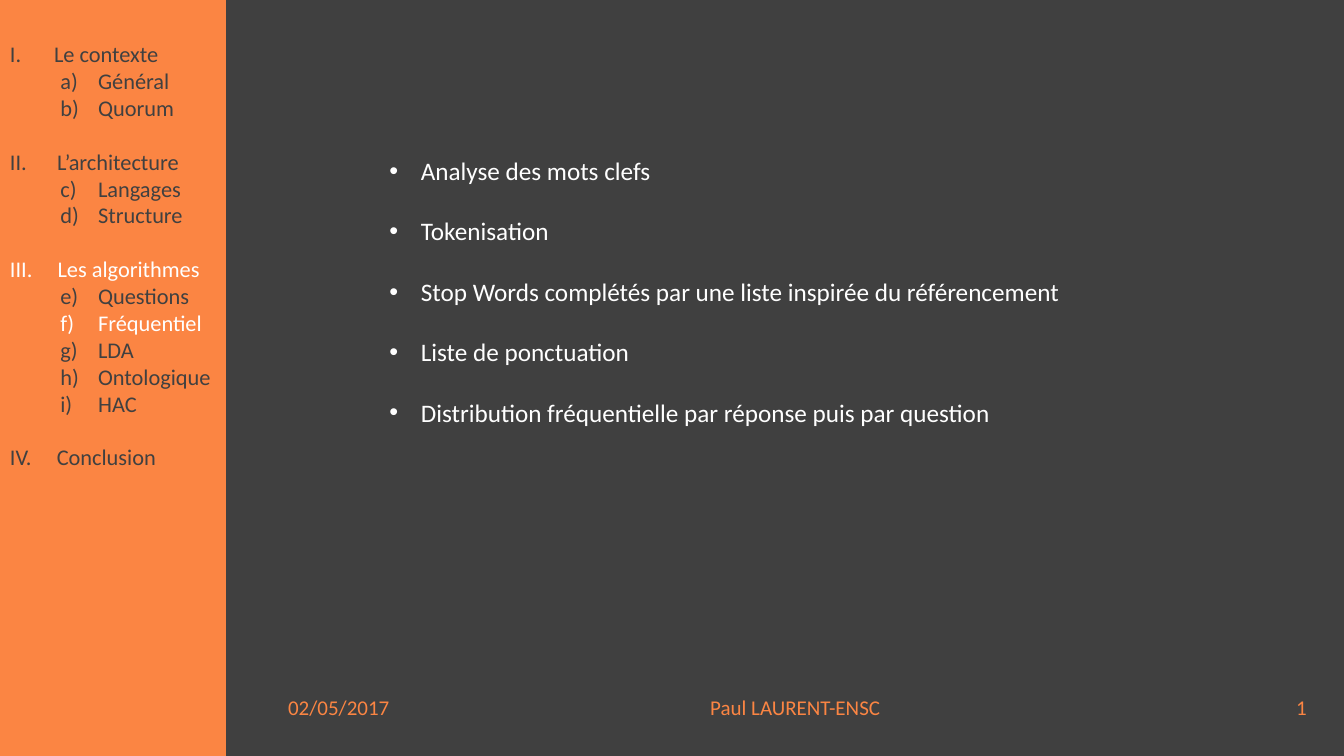
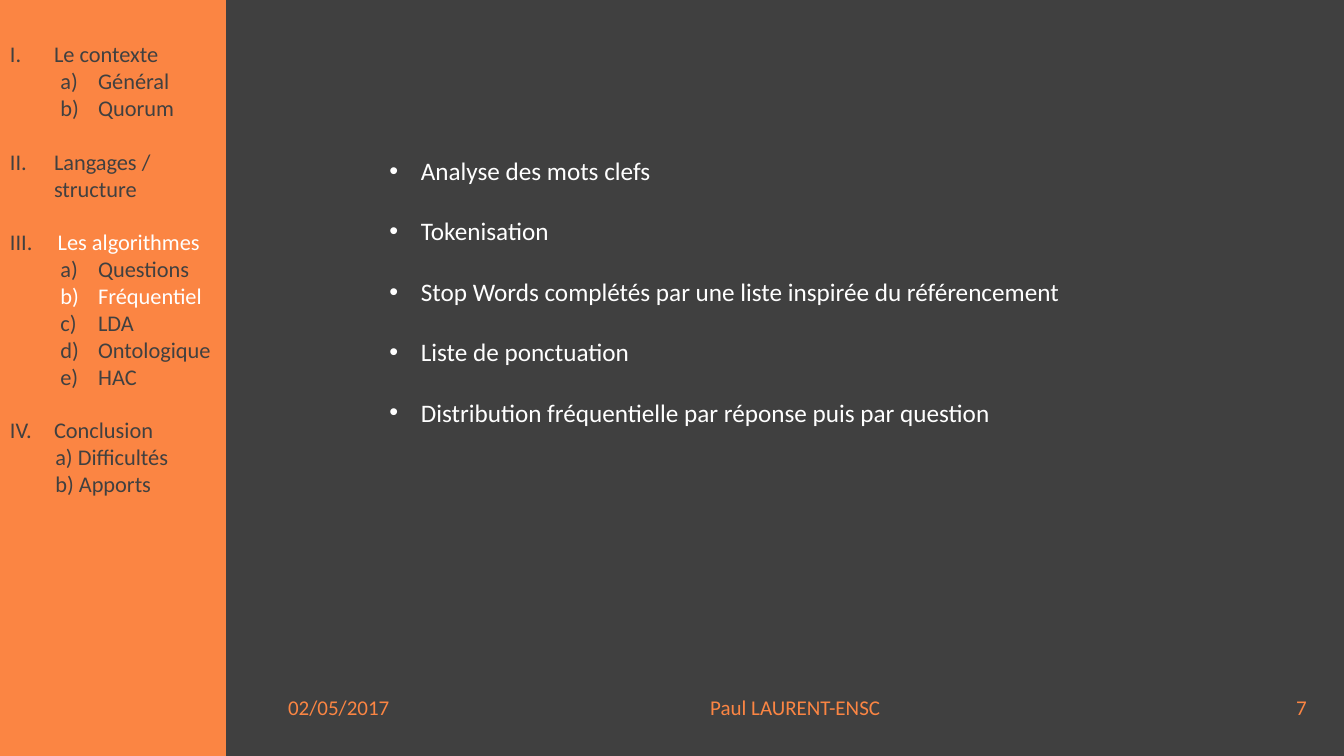
Before and after one commit to paullaurent/verbatim, a slide deck: slide 7 of Présentation2.pptx (slide 8 before the commit). Drawn at 1344x756 pixels with LibreOffice and Linux fonts; fonts in the diff are those of the drawing. Boxes give left, top, right and bottom in pixels: in the first picture for what was removed or moved away, otherwise in the second. Text is boxed around its words. In the diff, an @@ line names an element or a change of style, - is before the commit and + after.

```diff
--- a/Présentation2.pptx
+++ b/Présentation2.pptx
@@ text at (x1=54, y1=155, x2=137, y2=197): text changed @@
-II. L’architecture
-  a) Langages
-  b) Structure
+II. Langages / structure
@@ text at (x1=10, y1=234, x2=200, y2=254): text colour #FFFFFF to #404040 in "III." @@
@@ text at (x1=54, y1=422, x2=168, y2=496): text changed @@
-IV. Conclusion
+IV. Conclusion
+a) Difficultés
+b) Apports
@@ text at (x1=288, y1=700, x2=1307, y2=716): text changed @@
-02/05/2017 Paul LAURENT-ENSC 1
+02/05/2017 Paul LAURENT-ENSC 7
```
Also in this commit, not shown: 7 other slides changed, 4 slides added.
